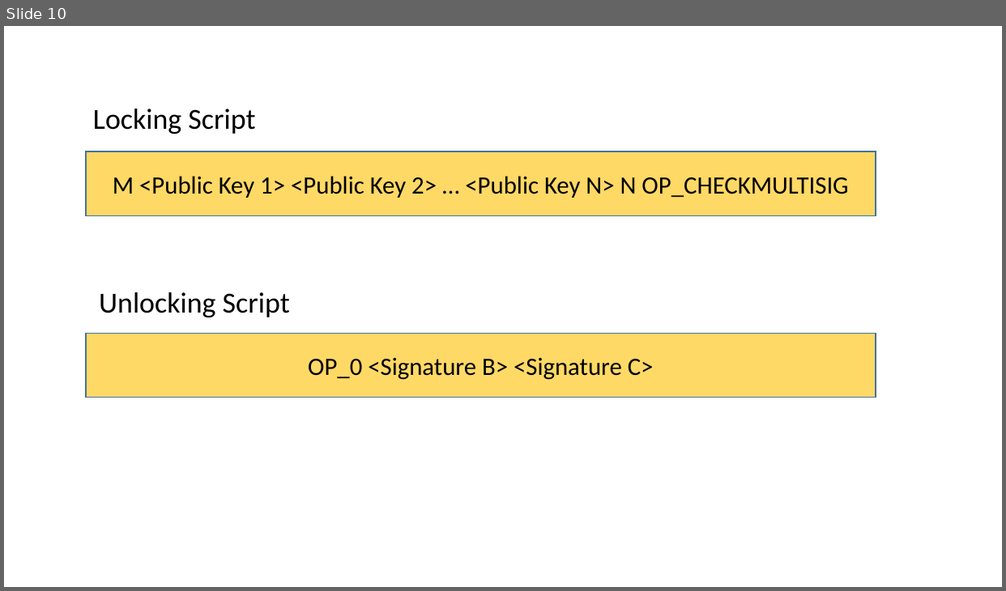
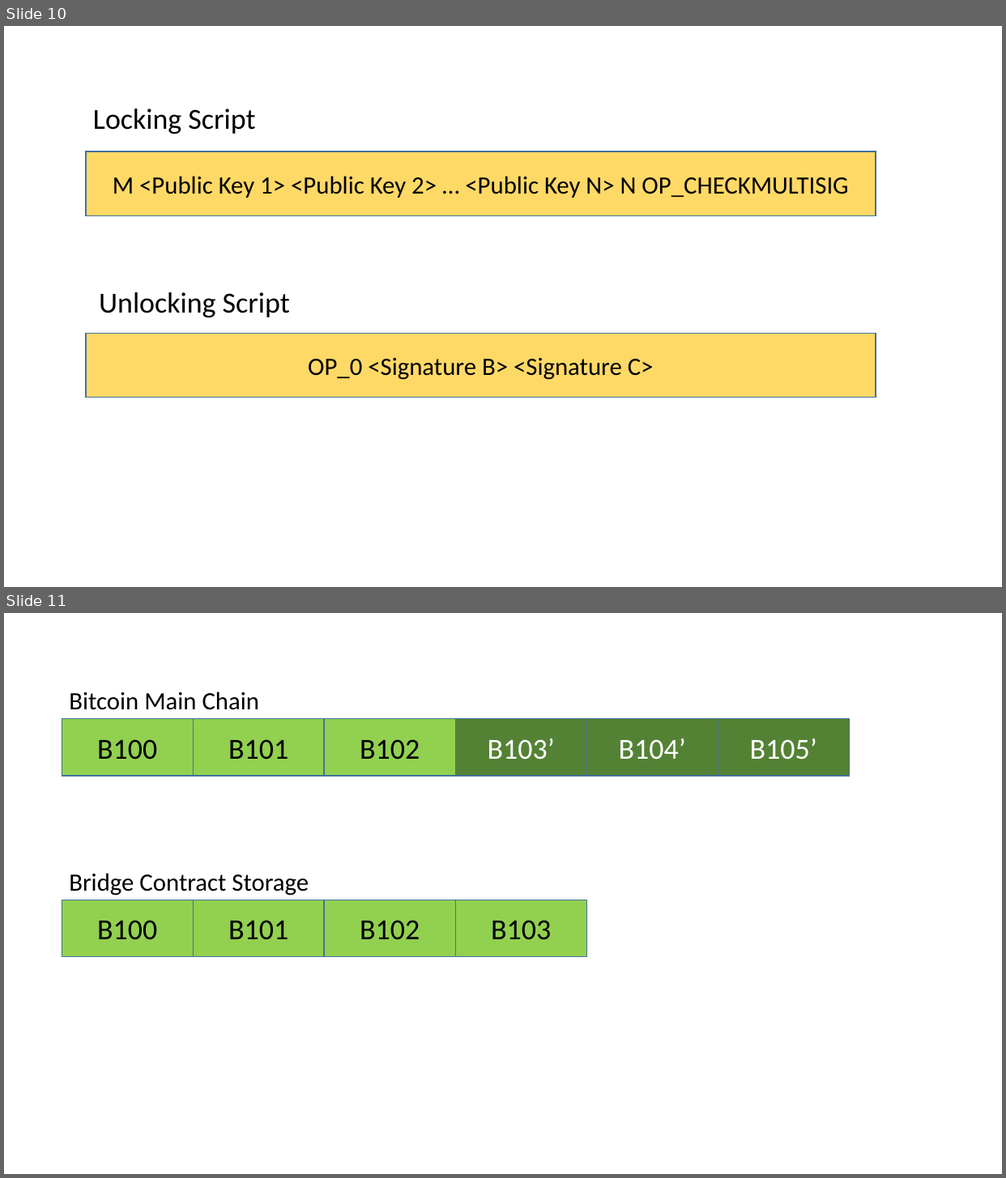
Before and after one commit to ajlopez/Talks, a slide deck: ConnBlockchains/images/BlockchainImages.pptx. Shown one above the other, each under a label of ours: slide 10 before the commit, slides 10 and 11 after it. The pictures are 1006x591 and 1006x1178 pixels, drawn with LibreOffice and Linux fonts; fonts in the diff are those of the drawing. Boxes give left, top, right and bottom in pixels: in the first picture for what was removed or moved away, otherwise in the second. Text is boxed around its words. In the diff, an @@ line names an element or a change of style, - is before the commit and + after.

```diff
--- a/ConnBlockchains/images/BlockchainImages.pptx
+++ b/ConnBlockchains/images/BlockchainImages.pptx
@@ slide 11 added at (x1=4, y1=613, x2=1002, y2=1174), background #FFFFFF @@
@@ text added at (x1=69, y1=692, x2=260, y2=710), 24 pt, text #000000 @@
+Bitcoin Main Chain
@@ rectangle added at (x1=62, y1=718, x2=193, y2=776), fill #92D050, outline #43739E 1 pt, 28 pt, text #000000 @@
+B100
@@ rectangle added at (x1=193, y1=718, x2=324, y2=776), fill #92D050, outline #43739E 1 pt, 28 pt, text #000000 @@
+B101
@@ rectangle added at (x1=325, y1=718, x2=455, y2=776), fill #92D050, outline #43739E 1 pt, 28 pt, text #000000 @@
+B102
@@ rectangle added at (x1=455, y1=718, x2=586, y2=776), fill #548235, outline #43739E 1 pt, 28 pt, text #FFFFFF @@
+B103’
@@ rectangle added at (x1=586, y1=718, x2=718, y2=776), fill #548235, outline #43739E 1 pt, 28 pt, text #FFFFFF @@
+B104’
@@ rectangle added at (x1=718, y1=718, x2=849, y2=776), fill #548235, outline #43739E 1 pt, 28 pt, text #FFFFFF @@
+B105’
@@ text added at (x1=69, y1=873, x2=309, y2=896), 24 pt, text #000000 @@
+Bridge Contract Storage
@@ rectangle added at (x1=62, y1=901, x2=193, y2=957), fill #92D050, outline #43739E 1 pt, 28 pt, text #000000 @@
+B100
@@ rectangle added at (x1=193, y1=901, x2=324, y2=957), fill #92D050, outline #43739E 1 pt, 28 pt, text #000000 @@
+B101
@@ rectangle added at (x1=325, y1=901, x2=455, y2=957), fill #92D050, outline #43739E 1 pt, 28 pt, text #000000 @@
+B102
@@ rectangle added at (x1=455, y1=901, x2=586, y2=957), fill #92D050, outline #43739E 1 pt, 28 pt, text #000000 @@
+B103
```
Also in this commit, not shown: 1 slide changed, 2 other files.
